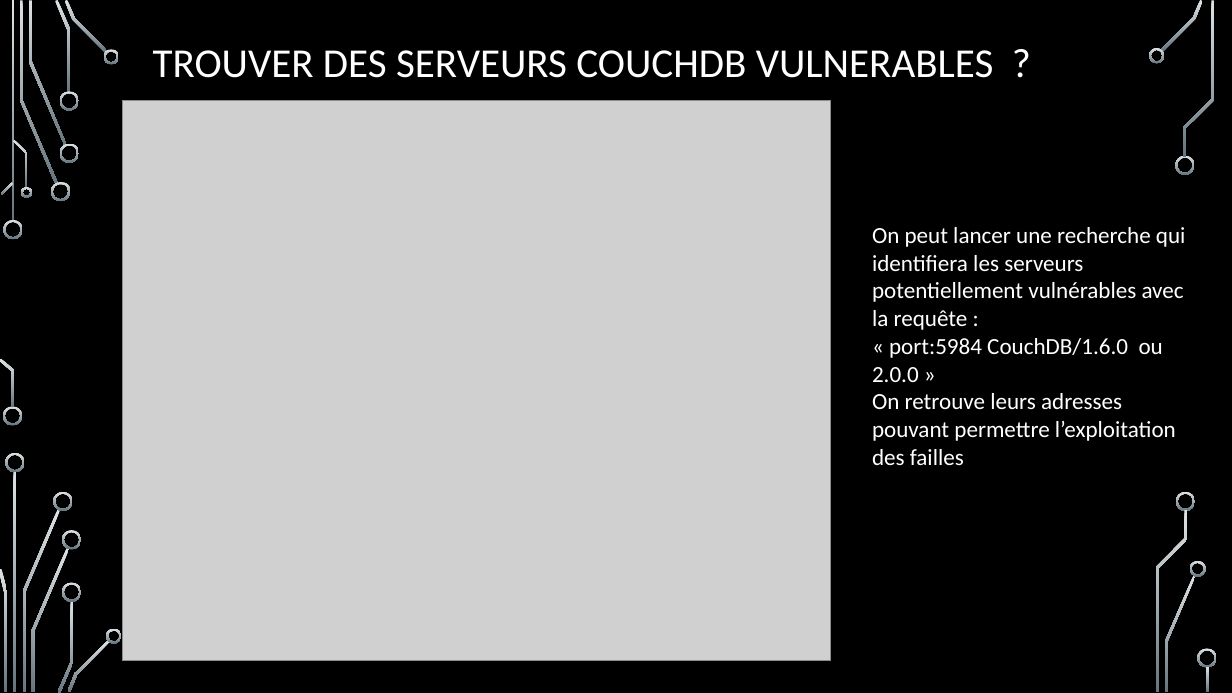
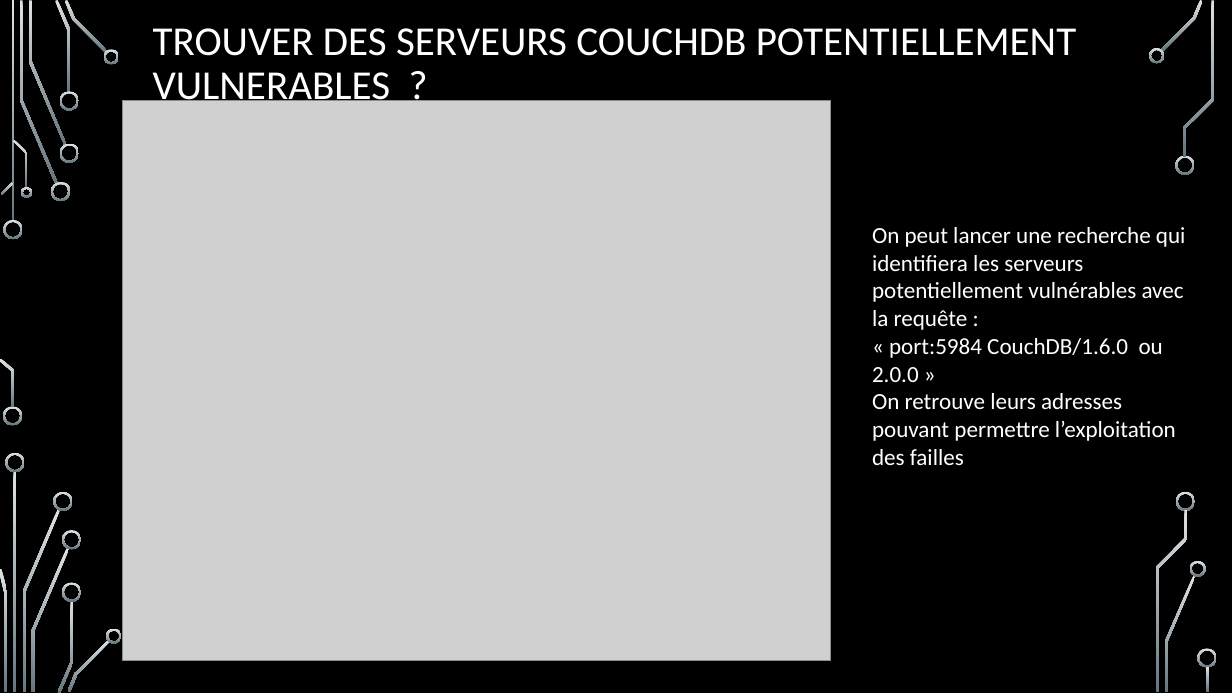
Before and after one commit to Guillaumeclavel/Etude_Faille_CVE_12636, a slide deck: slide 14 of Présentation étude de faille CVE 2017-12635 ET 12636 ébauche.pptx. Drawn at 1232x693 pixels with LibreOffice and Linux fonts; fonts in the diff are those of the drawing; grey boxes stand for pictures; background and template pictures are left out. Boxes give left, top, right and bottom in pixels: in the first picture for what was removed or moved away, otherwise in the second. Text is boxed around its words. In the diff, an @@ line names an element or a change of style, - is before the commit and + after.

```diff
--- a/Présentation étude de faille CVE 2017-12635 ET 12636 ébauche.pptx
+++ b/Présentation étude de faille CVE 2017-12635 ET 12636 ébauche.pptx
@@ title at box(153, 28, 1076, 109): text changed @@
-TROUVER DES SERVEURS COUCHDB VULNERABLES ?
+TROUVER DES SERVEURS COUCHDB POTENTIELLEMENT VULNERABLES ?
```
Also in this commit, not shown: 3 other slides changed, 1 slide added.
